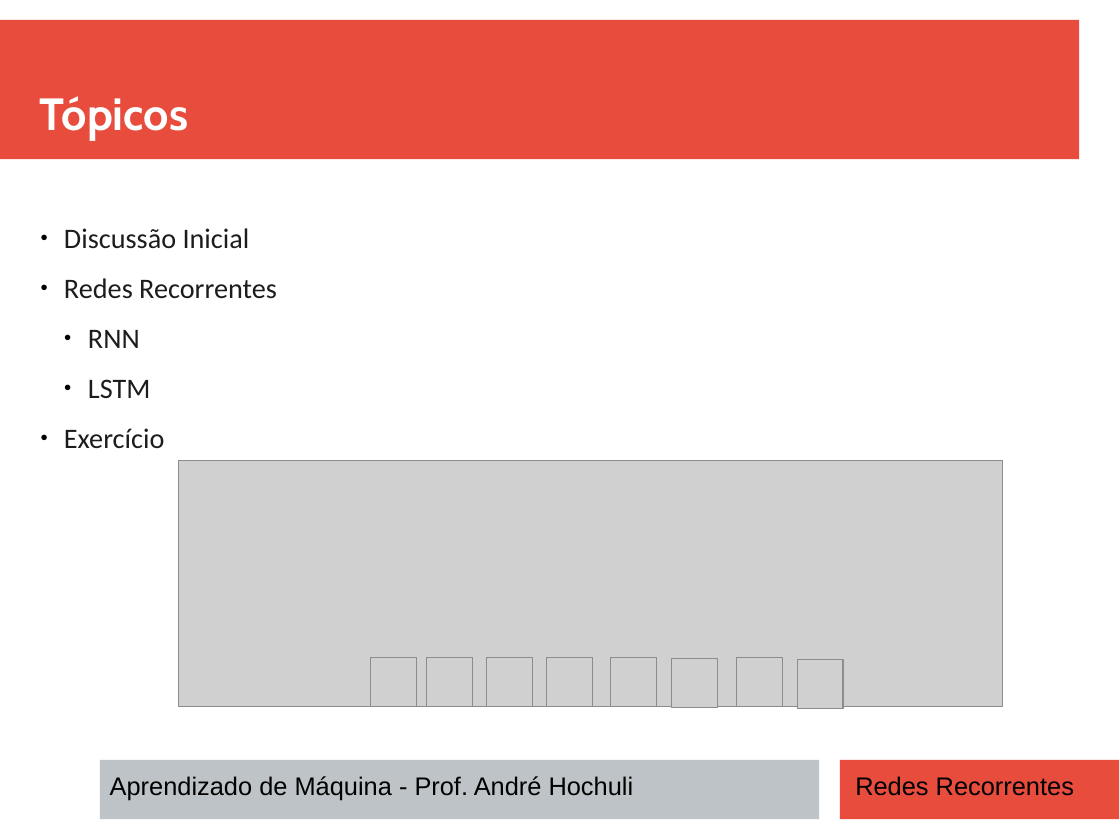
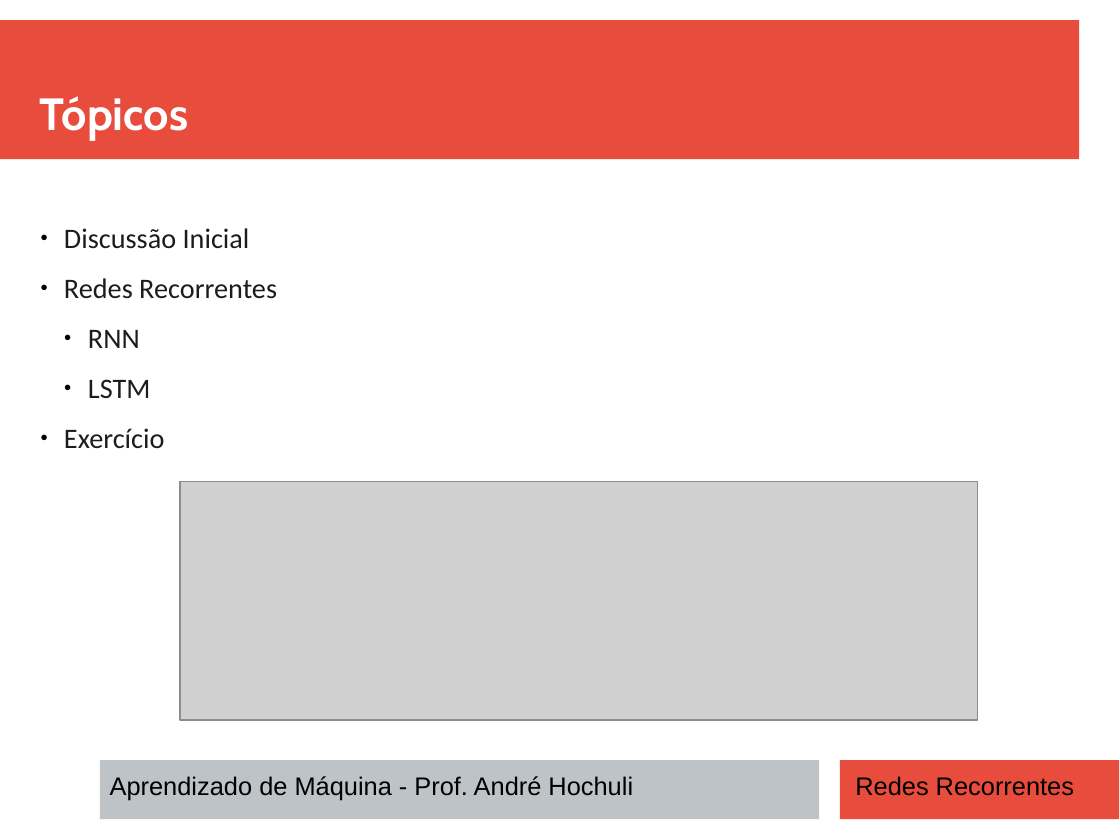
Before and after one commit to andrehochuli/teaching, a slide deck: slide 2 of AprendizadoMaquina/Tópico 04 - Deep Learning/Tópico 04 - Deep Learning - Redes Recorrentes.pptx. Drawn at 1120x840 pixels with LibreOffice and Linux fonts; fonts in the diff are those of the drawing; grey boxes stand for pictures. Boxes give left, top, right and bottom in pixels: in the first picture for what was removed or moved away, otherwise in the second. Text is boxed around its words. In the diff, an @@ line names an element or a change of style, - is before the commit and + after.

```diff
--- a/AprendizadoMaquina/Tópico 04 - Deep Learning/Tópico 04 - Deep Learning - Redes Recorrentes.pptx
+++ b/AprendizadoMaquina/Tópico 04 - Deep Learning/Tópico 04 - Deep Learning - Redes Recorrentes.pptx
@@ picture resized from (x1=178, y1=461, x2=1003, y2=707) to (x1=180, y1=481, x2=978, y2=720) @@
@@ picture removed at (x1=371, y1=658, x2=417, y2=706) @@
@@ picture removed at (x1=427, y1=658, x2=473, y2=706) @@
@@ picture removed at (x1=487, y1=658, x2=533, y2=706) @@
@@ picture removed at (x1=547, y1=658, x2=593, y2=706) @@
@@ picture removed at (x1=611, y1=658, x2=657, y2=706) @@
@@ picture removed at (x1=672, y1=659, x2=718, y2=707) @@
@@ picture removed at (x1=737, y1=658, x2=783, y2=706) @@
@@ picture removed at (x1=798, y1=660, x2=844, y2=708) @@
```
Also in this commit, not shown: 2 other files.
